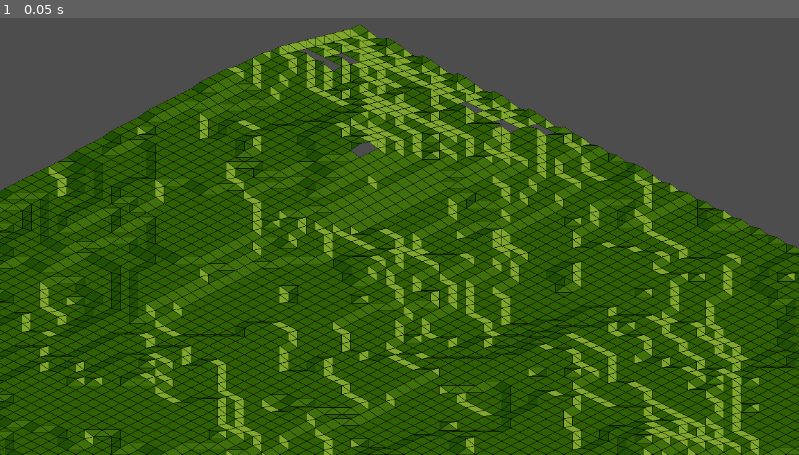
Above: before the commit, frame 1.
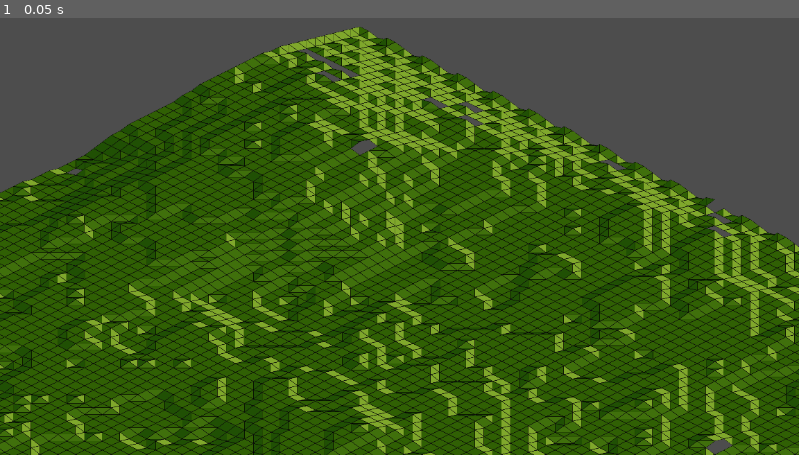
Above: after the commit, the same moment.

Repository: aligator/height-tile-map-godot
Game: Godot game, scene res://world.tscn
Same seed, same stepped clock (60 frames per second), same inputs: the game is played once before the commit and once after it.
Inputs:
- Up to frame 1 (0.05 s): no input

The runs differ from the first frame. In frame 1, 33% of the frame differs, in the area x 0-100%, y 1-100%.

Commit message:
Fix square step running too often

Diff:
--- a/scripts/diamondSquare.gd
+++ b/scripts/diamondSquare.gd
@@ -142,7 +142,7 @@
 				diamond_step(map, x, y, half_length, side_length, roughness, max_height, rand)
 
 		var col = 0
-		for x in range(0, size+half_length, half_length):
+		for x in range(0, size+1, half_length):
 			col += 1
 			# If this is an odd column
 			if col % 2 == 1:
